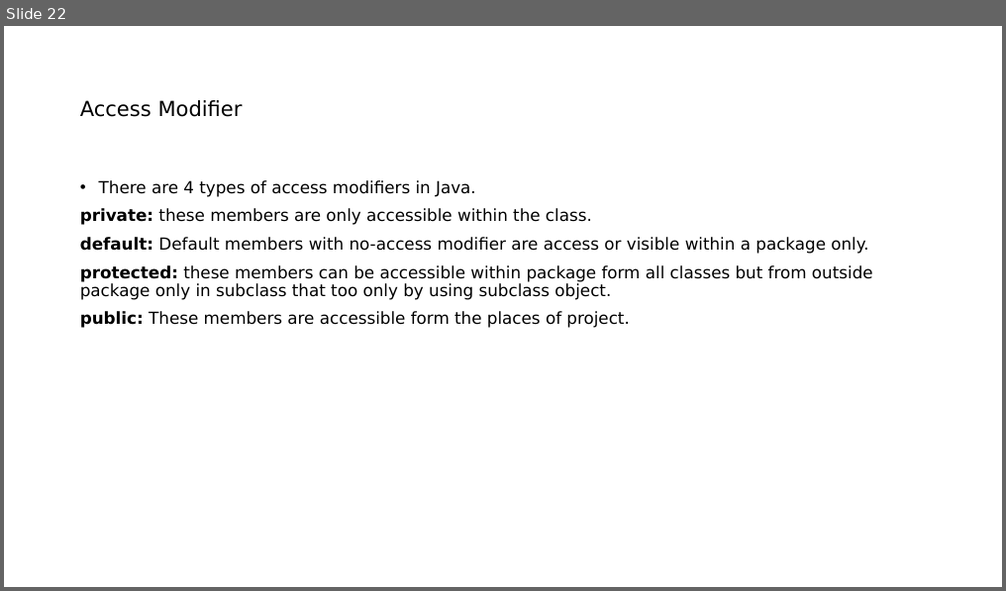
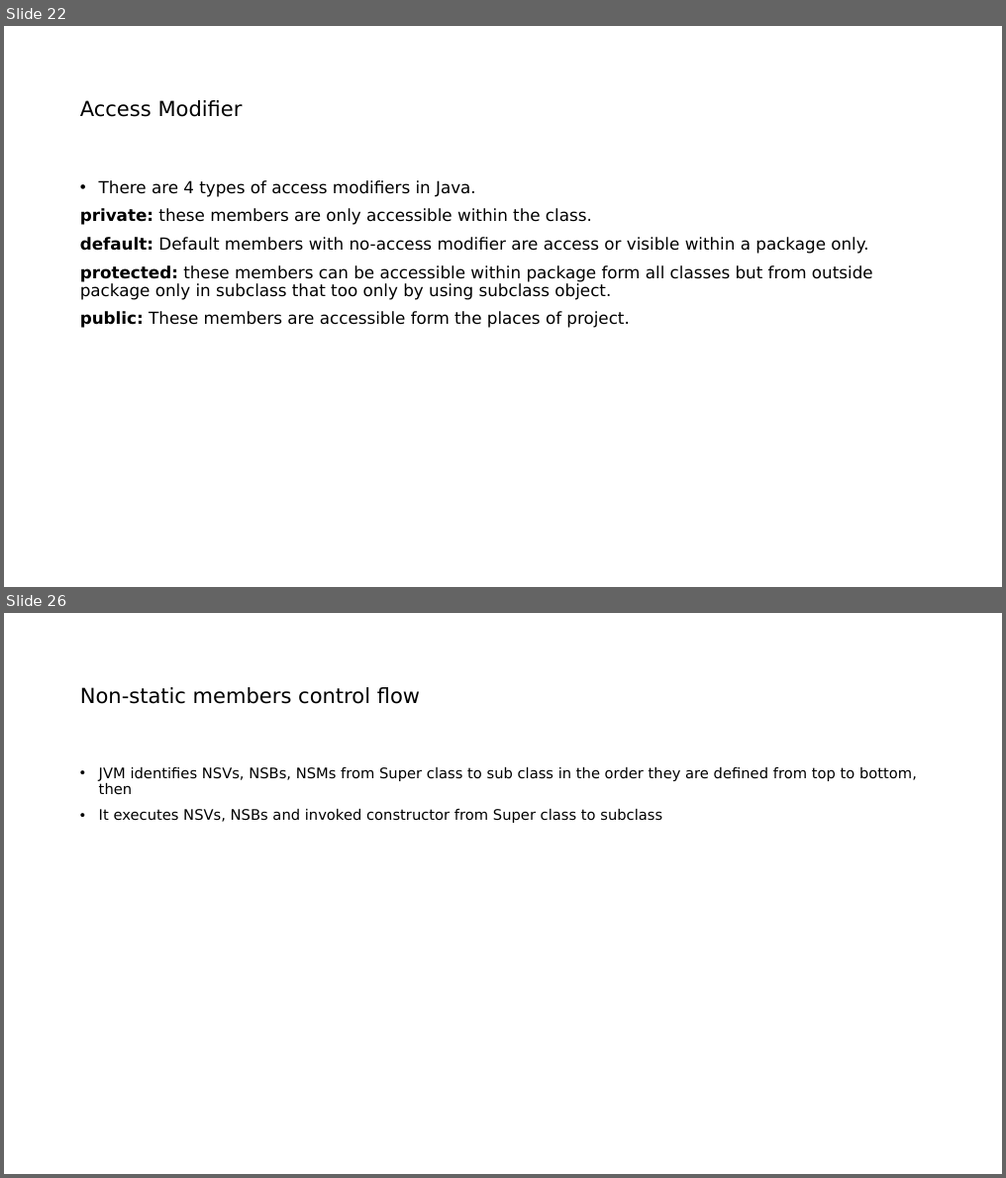
Before and after one commit to indrajeetydv/FSWDT, a slide deck: CoreJavaNotes.pptx. Shown one above the other, each under a label of ours: slide 22 before the commit, slides 22 and 26 after it; the slides between them are not shown. The pictures are 1006x591 and 1006x1178 pixels, drawn with LibreOffice and Linux fonts; fonts in the diff are those of the drawing. Boxes give left, top, right and bottom in pixels: in the first picture for what was removed or moved away, otherwise in the second. Text is boxed around its words. In the diff, an @@ line names an element or a change of style, - is before the commit and + after.

Commit message:
non-static members and their execution

```diff
--- a/CoreJavaNotes.pptx
+++ b/CoreJavaNotes.pptx
@@ slide 26 added at [4, 613, 1002, 1174], background #FFFFFF @@
@@ title added at [80, 687, 420, 704], 20 pt, text #000000 @@
+Non-static members control flow
@@ text added at [99, 766, 917, 823], 14 pt, text #000000 @@
+• JVM identifies NSVs, NSBs, NSMs from Super class to sub class in the order they are defined from top to bottom, then
+• It executes NSVs, NSBs and invoked constructor from Super class to subclass
```
Also in this commit, not shown: 3 other slides added, 1 other file.
